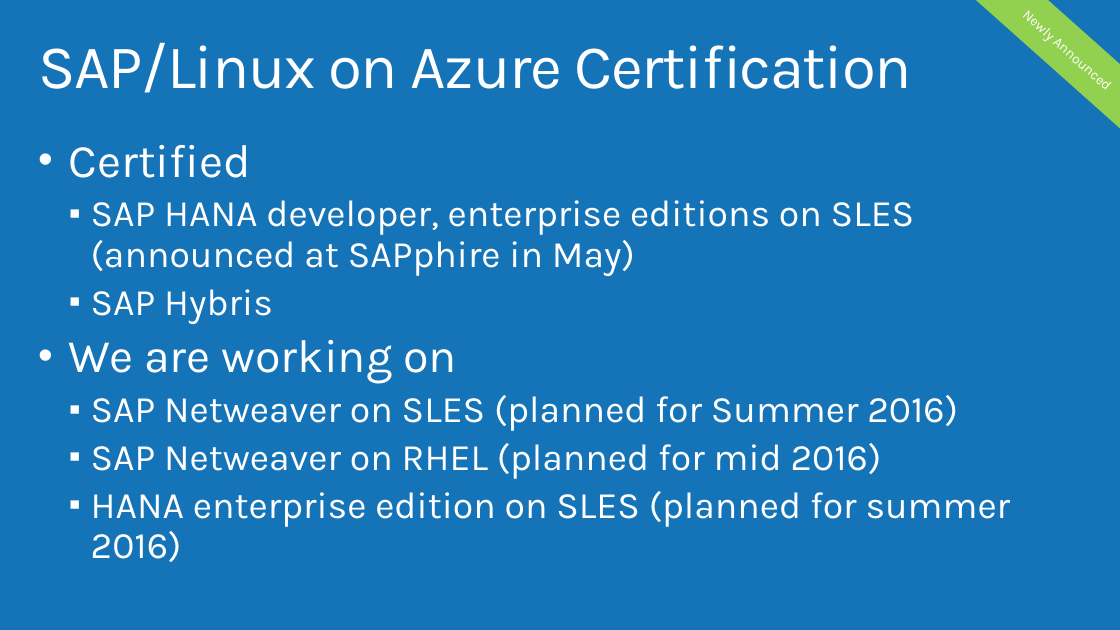
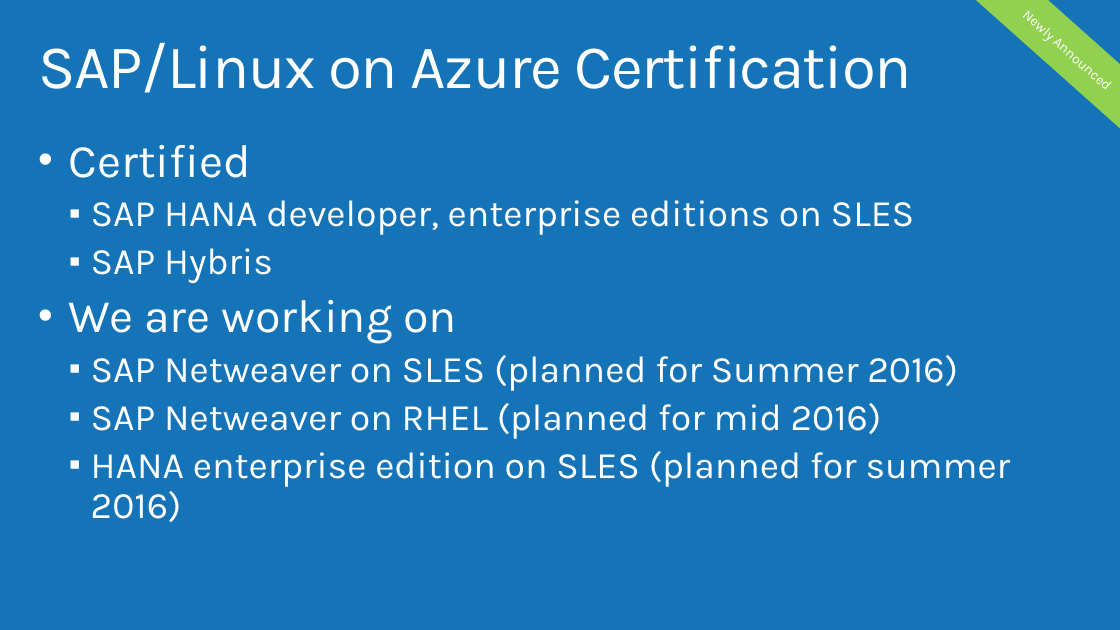
Before and after one commit to AzureCAT-GSI/SAP-on-Azure, a slide deck: slide 47 of SAP-on-Azure-Workshop-multi-day-/Presentations/Architecting VM Hybrid Solutions.pptx (slide 45 before the commit). Drawn at 1120x630 pixels with LibreOffice and Linux fonts; fonts in the diff are those of the drawing; background and template pictures are left out. Boxes give left, top, right and bottom in pixels: in the first picture for what was removed or moved away, otherwise in the second. Text is boxed around its words. In the diff, an @@ line names an element or a change of style, - is before the commit and + after.

```diff
--- a/SAP-on-Azure-Workshop-multi-day-/Presentations/Architecting VM Hybrid Solutions.pptx
+++ b/SAP-on-Azure-Workshop-multi-day-/Presentations/Architecting VM Hybrid Solutions.pptx
@@ text at [91,200,915,235]: text changed @@
-  ▪ SAP HANA developer, enterprise editions on SLES (announced at SAPphire in May)
+  ▪ SAP HANA developer, enterprise editions on SLES
```
Also in this commit, not shown: 4 other slides changed, 2 slides added.
